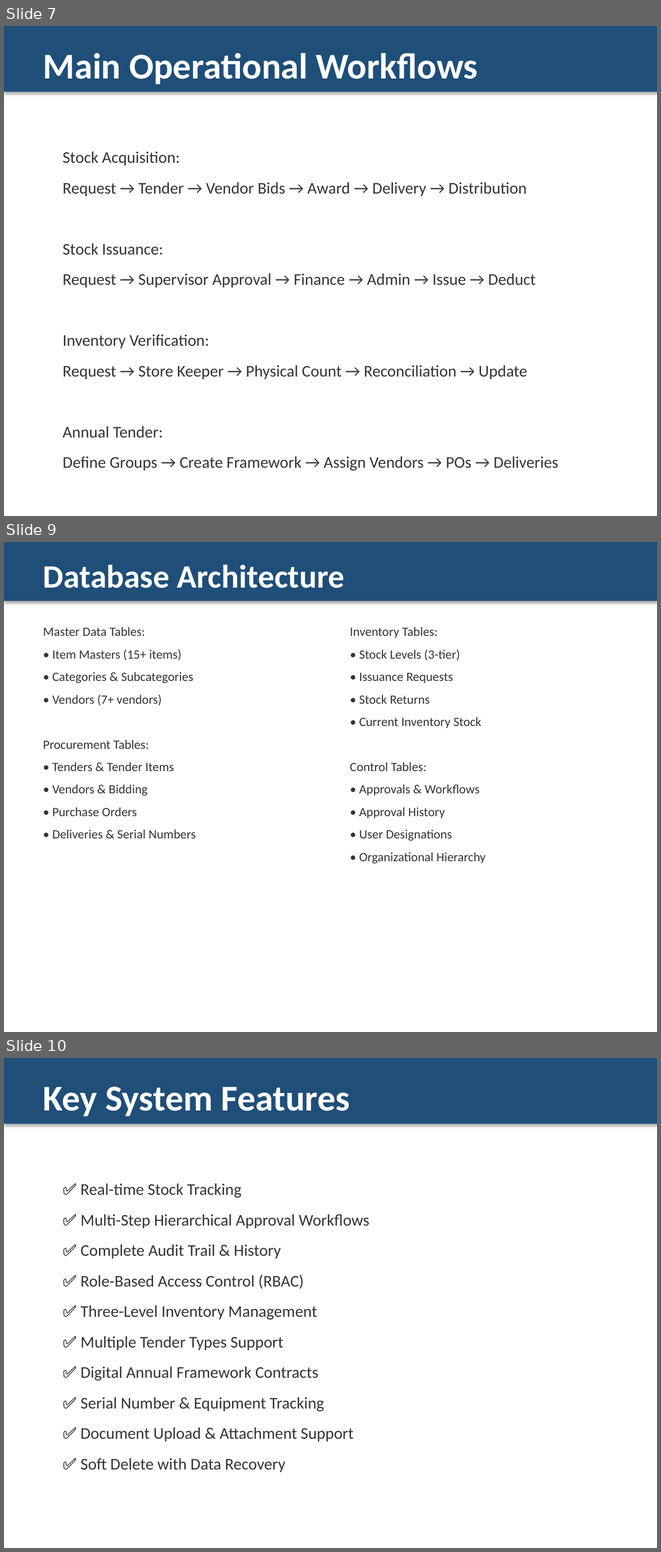
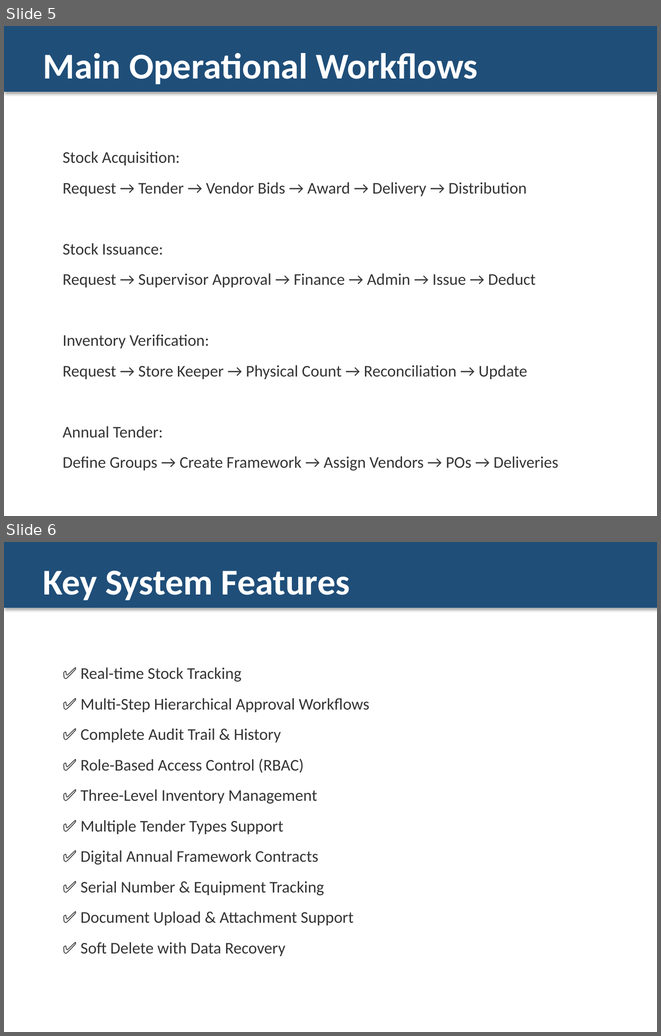
Before and after one commit to syedsanaulhaq/ims-v2, a slide deck: IMS_System_Presentation.pptx. Shown one above the other, each under a label of ours: slides 7, 9 and 10 before the commit, slides 5 and 6 after it; the slides between them are not shown. The pictures are 661x1552 and 661x1036 pixels, drawn with LibreOffice and Linux fonts; fonts in the diff are those of the drawing. Boxes give left, top, right and bottom in pixels: in the first picture for what was removed or moved away, otherwise in the second. Text is boxed around its words. In the diff, an @@ line names an element or a change of style, - is before the commit and + after.

```diff
--- a/IMS_System_Presentation.pptx
+++ b/IMS_System_Presentation.pptx
@@ slide 9 removed at box(4, 542, 657, 1032), background #FFFFFF @@
@@ rectangle removed at box(4, 542, 657, 601) @@
@@ text removed at box(43, 564, 344, 588) @@
-Database Architecture
@@ text removed at box(43, 627, 196, 838) @@
-Master Data Tables:
-• Item Masters (15+ items)
-• Categories & Subcategories
-• Vendors (7+ vendors)
-Procurement Tables:
-• Tenders & Tender Items
-• Vendors & Bidding
-• Purchase Orders
-• Deliveries & Serial Numbers
@@ text removed at box(350, 627, 486, 863) @@
-Inventory Tables:
-• Stock Levels (3-tier)
-• Issuance Requests
-• Stock Returns
-• Current Inventory Stock
-Control Tables:
-• Approvals & Workflows
-• Approval History
-• User Designations
-• Organizational Hierarchy
@@ what was slide 7 is now slide 5 @@
@@ what was slide 10 is now slide 6 @@
```
Also in this commit, not shown: 1 slide changed, 7 other slides removed, 15 other files.
